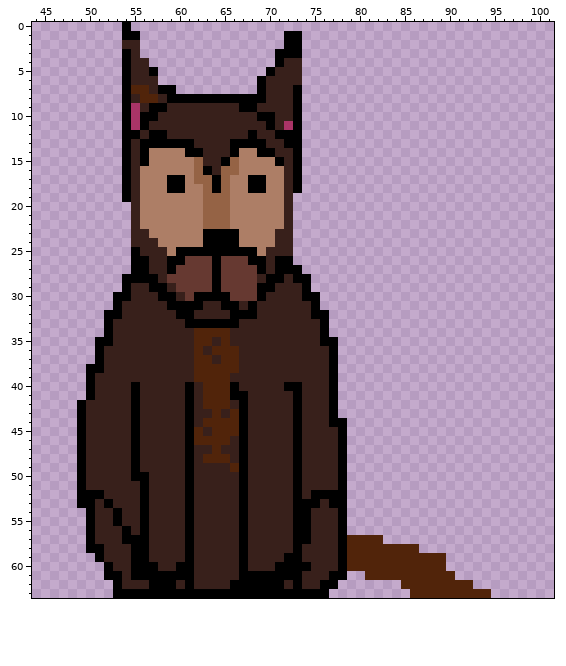
Sprite sheet -- assets/dog/sit/dog_sitting_1.png. The picture above was drawn from the file before the commit.
The file is 128x64 pixels. Shown: x 44..101, y 0..63.
The result:
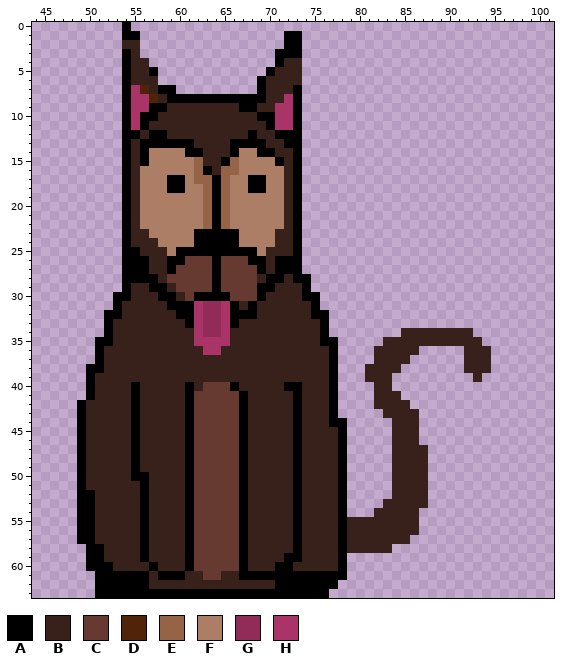
Palette (. is transparent): A #000000  B #38201b  C #663931  D #51240a  E #956345  F #ad7e66  G #902c57  H #aa3467
Difference:
Changed rows in their new state; - is an unchanged pixel.
first column x 55:
 7 H-----------------
 8 HH---------------H
 9 -H--------------HH
10 ----------------HH
11 ----------------H-
first column x 54:
19 ----------A--------A
20 A---------A--------A
21 A---------A--------A
22 A---------A--------A
23 A-------A----------A
24 A-------A----------A
25 A------------------A
26 A------------------A
27 A-------------------
first column x 49:
31 -------------HGGH-----------------------------
32 -------------HGGH-----------------------------
33 -------------HGGH-----------------------------
34 -------------HGGH-------------------BBBBBBBB--
35 -------------HHHH-----------------BBBBBBBBBBB-
36 -------------BHHBB---------------BBBBB-----BBB
37 -------------BB-BB---------------BBBB------BBB
38 -------------BBBBB--------------BBBB-------BBB
39 -------------BBBB---------------BBB---------B-
40 --------------CCC----------------BB-----------
41 -------------CCCCC---------------BBB----------
42 -------------CCCCC---------------BBBB---------
43 -------------CCCCC----------------BBBB--------
44 -------------CCCCC-----------------BBB--------
45 -------------CCCCC-----------------BBB--------
46 -------------CCCCC-----------------BBB--------
47 -------------CCCCC-----------------BBBB-------
48 -------------CCCCC-----------------BBBB-------
49 -------------CCCCC-----------------BBBB-------
50 -------------CCCCC-----------------BBBB-------
51 -------------CCCCC-----------------BBBB-------
52 --B----------CCCCC--------BBB------BBBB-------
53 ---B---------CCCCC-------BB-B-----BBBBB-------
54 A---B--------CCCCC-------B-------BBBBB--------
55 A---B--------CCCCC-------B----BBBBBBBB--------
56 A----B-------CCCCC-------B----BBBBBBBB--------
57 A----BB------CCCCC-------B----BBBBBBB---------
58 ------B------CCCCC------------BBBBB...--------
59 -A----B------CCCCC------------...........-----
60 -AA---BB---B-CCCCC------BB----...........-----
61 --A--A--B---B-CC---------AAA----..........----
62 --AA-AAABBB-B----BBBBB-A-AA---------........--
63 --AA---------------------------------.........
Where, in picture pixels (left, top, right, bottom), the same in both pictures:
changed: (131, 85, 149, 112)
changed: (275, 94, 293, 130)
changed: (194, 193, 221, 247)
added: (293, 193, 302, 265)
added: (122, 202, 131, 274)
changed: (77, 301, 491, 598)
